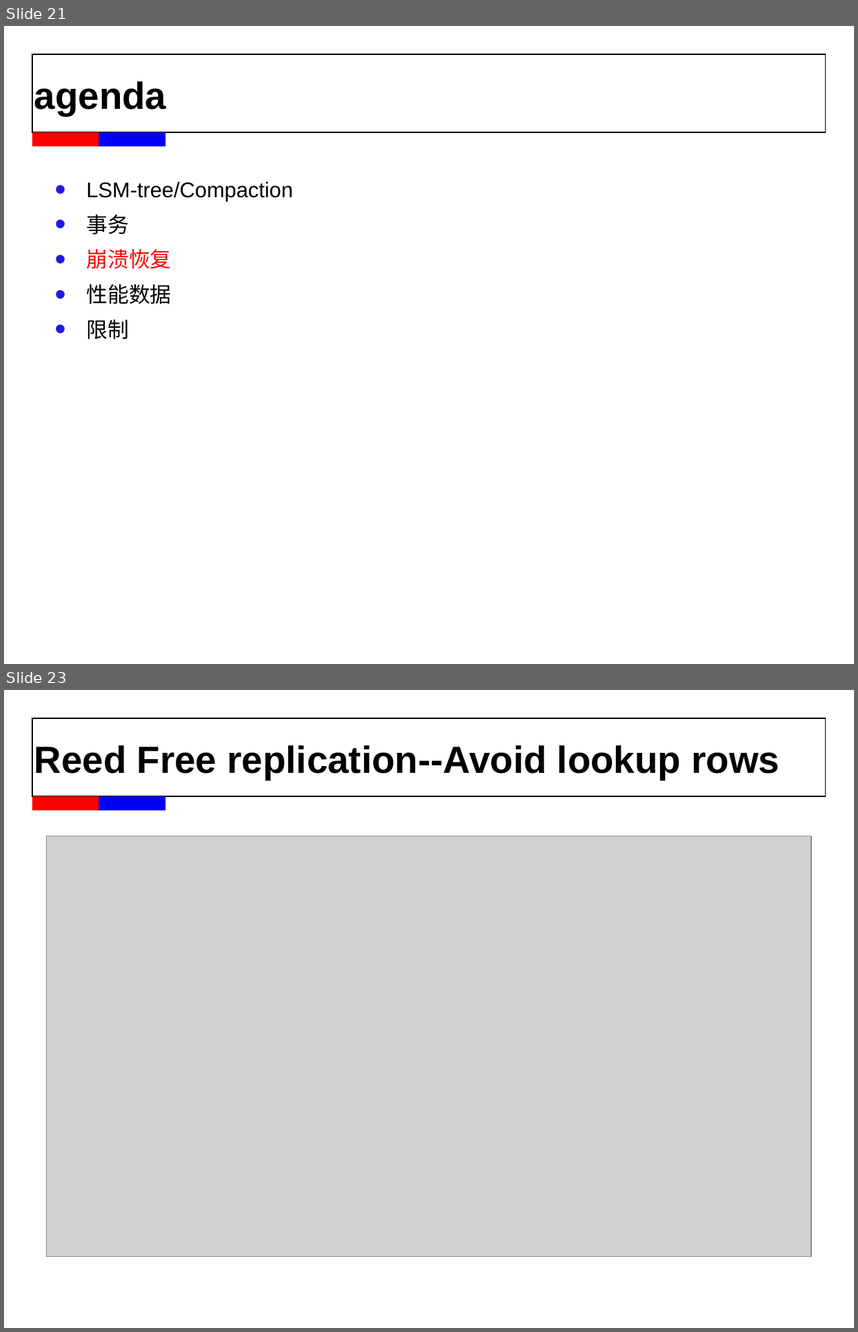
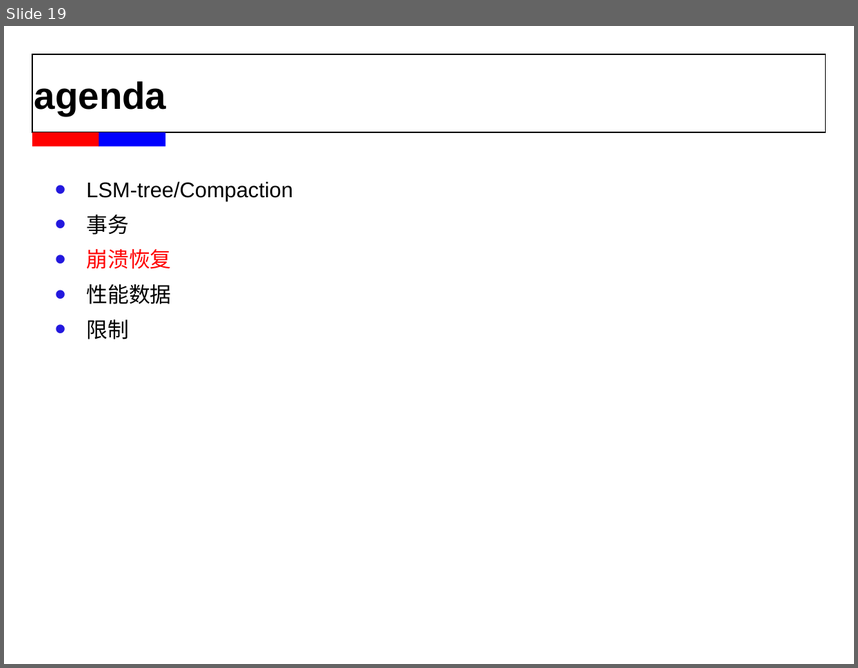
Before and after one commit to wisehead/techblog, a slide deck: database/MySQL/MyRocks_chenhui.ppt. Shown one above the other, each under a label of ours: slides 21 and 23 before the commit, slide 19 after it; the slides between them are not shown. The pictures are 858x1332 and 858x668 pixels, drawn with LibreOffice and Linux fonts; fonts in the diff are those of the drawing; grey boxes stand for pictures; background and template pictures are left out. Boxes give left, top, right and bottom in pixels: in the first picture for what was removed or moved away, otherwise in the second. Text is boxed around its words. In the diff, an @@ line names an element or a change of style, - is before the commit and + after.

```diff
--- a/database/MySQL/MyRocks_chenhui.ppt
+++ b/database/MySQL/MyRocks_chenhui.ppt
@@ slide 23 removed at (4, 690, 854, 1328), background #FFFFFF; not listed: 3 template elements that a slide beside it also shows @@
@@ title removed at (34, 745, 780, 780) @@
-Reed Free replication--Avoid lookup rows
@@ picture removed at (47, 836, 811, 1257) @@
@@ what was slide 21 is now slide 19 @@
```
Also in this commit, not shown: 1 slide changed, 4 other slides removed.
